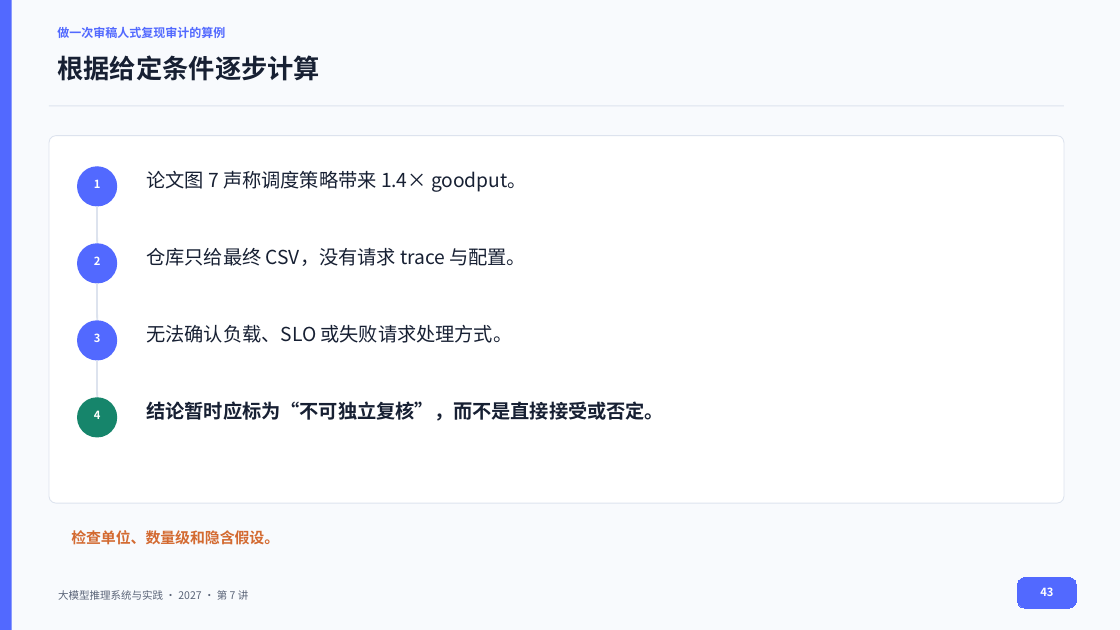
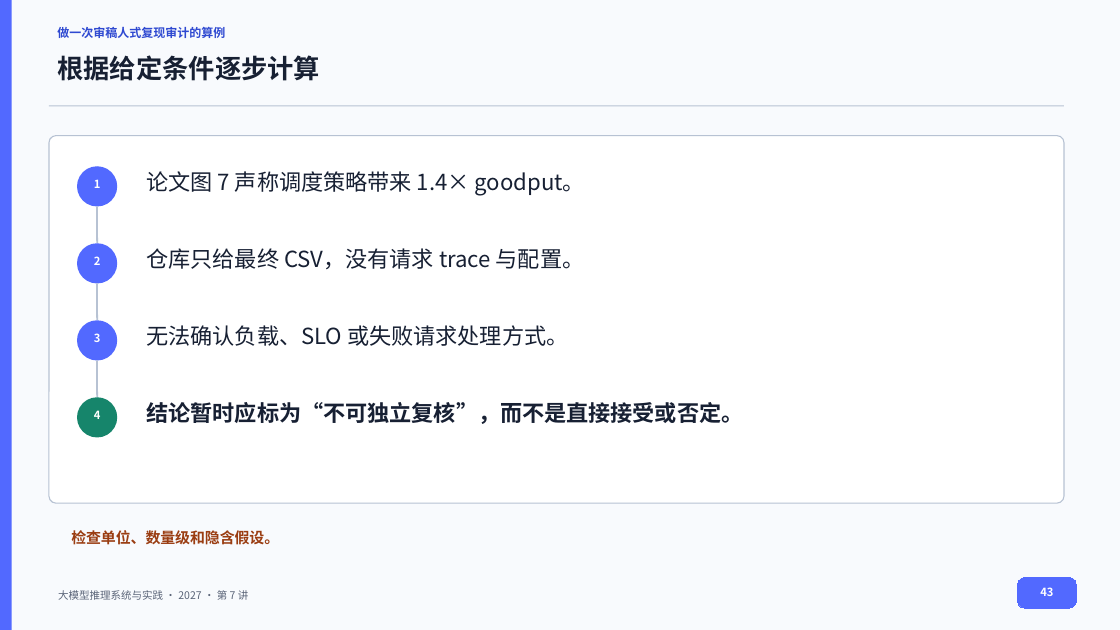
Before and after one commit to vLLM-HUST/intro-to-llm-inference-engines, a slide deck: slide 43 of build/slides/2027/lectures-8-pptx/第07讲_论文比较与实验验证.pptx. Drawn at 1120x630 pixels with LibreOffice and Linux fonts; fonts in the diff are those of the drawing. Boxes give left, top, right and bottom in pixels: in the first picture for what was removed or moved away, otherwise in the second. Text is boxed around its words. In the diff, an @@ line names an element or a change of style, - is before the commit and + after.

```diff
--- a/build/slides/2027/lectures-8-pptx/第07讲_论文比较与实验验证.pptx
+++ b/build/slides/2027/lectures-8-pptx/第07讲_论文比较与实验验证.pptx
@@ text "做一次审稿人式复现审计的算例" at (57, 27, 225, 38): text colour #5269FF to #2F49D1 @@
@@ line (49, 106) - (1065, 106): stroke #DDE3EE 0.75 pt to #B7C2D3 0.94 pt @@
@@ rounded rectangle at (49, 135, 1064, 503): outline #DDE3EE 0.75 pt to #B7C2D3 0.94 pt @@
@@ line (97, 207) - (97, 244): stroke #DDE3EE 1.5 pt to #B7C2D3 1.5 pt @@
@@ line (97, 284) - (97, 320): stroke #DDE3EE 1.5 pt to #B7C2D3 1.5 pt @@
@@ line (97, 360) - (97, 397): stroke #DDE3EE 1.5 pt to #B7C2D3 1.5 pt @@
@@ size 16.5 to 19 pt in 4 elements at (146, 171, 585, 196), (146, 248, 584, 269), (146, 325, 568, 346), (146, 402, 743, 424) @@
@@ text "检查单位、数量级和隐含假设。" at (71, 530, 279, 545): text colour #D36A31 to #9A3D12 @@
```
Also in this commit, not shown: 40 other slides changed, 25 other files.
